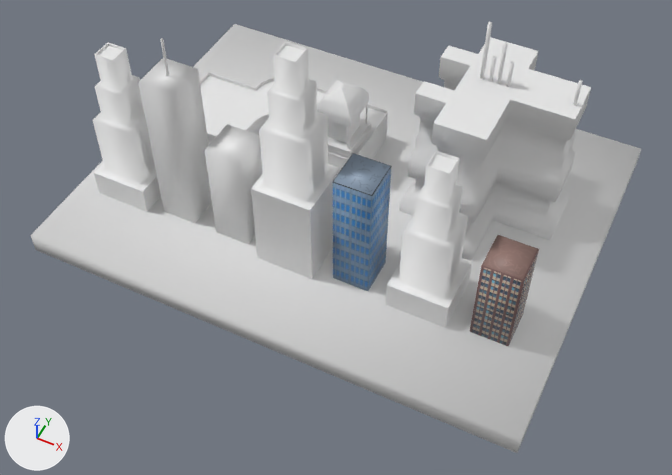
The Blender file Models/edificios.blend as it was, and as the next commit left it.
The view is the same before and after, from a camera (50 mm lens) standing at (45.0, -116.6, 115.8) and looking at (0.6, -27.7, 4.7). Lighting does not change. The marker at lower left points along +X, +Y and +Z.

Names of what the first picture shows: 'Building 1', 'Building 2', 'Building 3', 'Building 4', 'Building 5', 'Building 6', 'Building 7', 'Building 8', 'Building 9', 'Piso'.
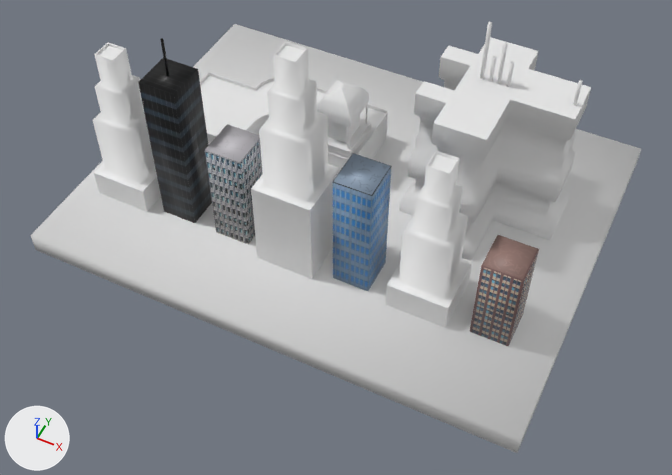
Where the change shows, as pixel boxes [x1, y1, x2, y2] in the pictures (672 x 475 px):
'Building 6', recoloured (grey to black)
    both: [138, 58, 212, 223]
'Building 5', recoloured
    both: [205, 124, 263, 245]

Patch to the scene script:
```diff
--- a/Models/edificios.blend.py
+++ b/Models/edificios.blend.py
@@ img_b6_tga @@
+img_b6_tga = load_image('b6.tga', 'b6.tga', 512, 512, 'sRGB')
@@ img_b5_tga @@
+img_b5_tga = load_image('b5.tga', 'b5.tga', 512, 512, 'sRGB')
@@ mat_b6_tga @@
+mat_b6_tga = principled_material('b6.tga')
+mat_b6_tga.texture = img_b6_tga
@@ mat_b5_tga @@
+mat_b5_tga = principled_material('b5.tga')
+mat_b5_tga.texture = img_b5_tga
@@ me_box02_003 @@
 me_box02_003.from_pydata(...)  # 8 vertices, 6 faces; spans x 40.1..52.5, y -18.4..-5.1, z 0.0..31.2
+me_box02_003.materials.append(mat_b5_tga)  # picture img_b5_tga
@@ me_box02_002 @@
 me_box02_002.from_pydata(...)  # 8 vertices, 6 faces; spans x 40.1..52.5, y -18.4..-5.1, z 0.0..31.2
+me_box02_002.materials.append(mat_b6_tga)  # picture img_b6_tga
```
